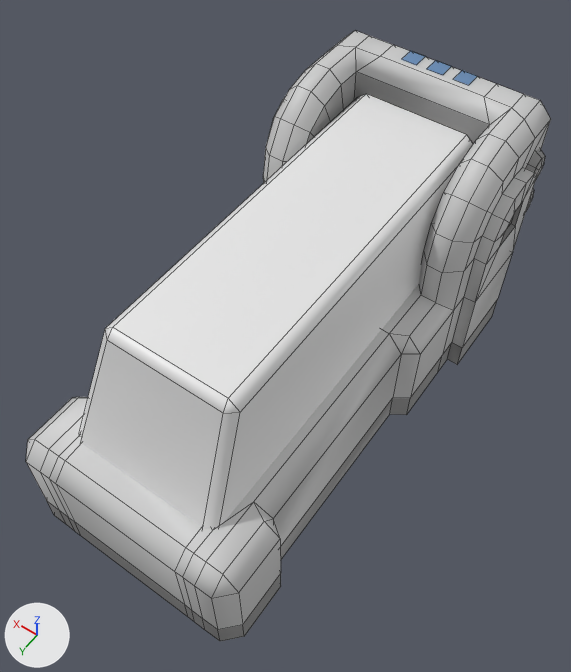
The FBX model Assets/Art/Models/Furniture/Machines/Medical/Sleeper Bed.fbx as it was, and as the next commit left it.
Both versions are drawn from a 50 mm lens placed at (-1.04, 2.03, 2.68), pointed at (-0.01, 0.6, 0.43). Arrows for +X, +Y and +Z are at lower left; the lights stay in place. Mesh edges are drawn as thin lines. Where no turn or scale is listed for an object, it has been applied to the vertices.

Script lines for the objects in view, before the commit:
```python
me_diagnosticunitcover_001 = bpy.data.meshes.new('DiagnosticUnitCover.001')
me_diagnosticunitcover_001.from_pydata(...)  # 28 vertices, 30 faces; spans x -0.29..0.29, y -0.1..1.57, z -0.41..0.04
me_diagnosticunitcover_001.materials.append(mat_palette05_glass)  # white #e7e7e7
me_sleeper = bpy.data.meshes.new('Sleeper')
me_sleeper.from_pydata(...)  # 440 vertices, 362 faces; spans x -0.49..0.49, y -0.49..1.49, z 0.0..0.99
# faces by material slot: [358, 4]
me_sleeper.materials.append(mat_palette05)  # picture img_palette05_png
me_sleeper.materials.append(mat_palette05_emission)  # white #e7e7e7
ob_sleeper = bpy.data.objects.new('Sleeper', me_sleeper)
ob_sleeper.location = (0.0, 0.0, 0.0)
ob_sleeper_cover = bpy.data.objects.new('Sleeper Cover', me_diagnosticunitcover_001)
ob_sleeper_cover.location = (0.0, -0.196, 0.839)
```
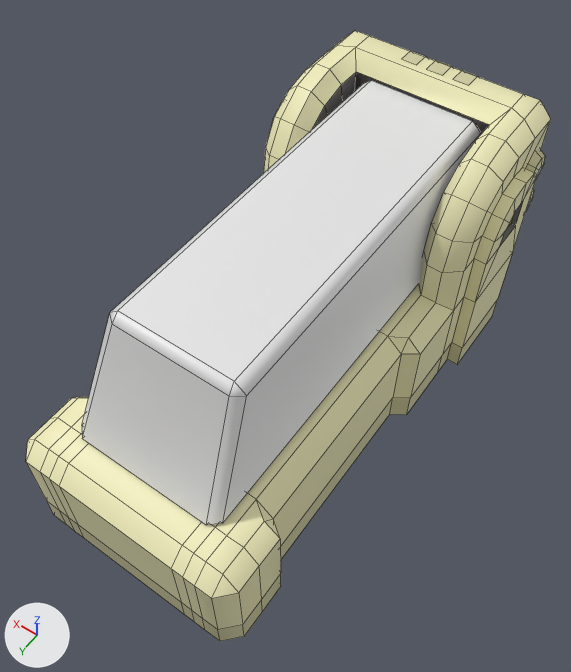
The newer file is also turned or shifted as a whole; pictures and numbers use the older file's frame.

Diff of the bpy script that builds the scene:
```diff
--- a/Assets/Art/Models/Furniture/Machines/Medical/Sleeper Bed.fbx.py
+++ b/Assets/Art/Models/Furniture/Machines/Medical/Sleeper Bed.fbx.py
@@ me_sleeper @@
 # used by ob_sleeper; location = (0.0, 0.0, 0.0)
-me_sleeper.from_pydata(...)  # 440 vertices, 362 faces; spans x -0.49..0.49, y -0.49..1.49, z 0.0..0.99
+me_sleeper.from_pydata(...)  # 474 vertices, 392 faces; spans x -0.49..0.49, y -0.49..1.49, z 0.0..0.99
+# me_sleeper part 1
+# 16 vertices are removed from x -0.32..0.32, y -0.49..1.2, z 0.0..0.99
+# 46 faces are deleted
+# 4 vertices in x -0.32..0.32, y 0.39, z 0.46 move by (0.0, 0.02, 0.0)
+# 4 vertices in x 0.25, y 1.43..1.49, z 0.0..0.46 move by (-0.02, 0.0, 0.0)
+# 4 vertices in x -0.25, y 1.43..1.49, z 0.0..0.46 move by (0.02, 0.0, 0.0)
+# 12 vertices move from x -0.28..0.28, y -0.24..1.34, z 0.41..0.47 to x -0.28..0.28, y 0.11..1.33, z 0.34..0.46
+# 6 vertices are added at (0.23, -0.24, 0.46), (0.23, 0.11, 0.46), (0.25, -0.24, 0.34), (-0.23, -0.24, 0.46), (-0.23, 0.11, 0.46), (-0.25, -0.24, 0.34)
+# 10 new vertices lie (0.0, -0.1, 0.0) away from vertices in x -0.44..0.44, y 1.43, z 0.0..0.46
+# 8 new vertices lie (0.0, 0.77, 0.0) away from vertices in x -0.32..0.32, y 0.39, z 0.41..0.47
+# 51 new faces join them, mat_palette05 (picture img_palette05_png)
+# me_sleeper part 2: 287 kept faces spanning x -0.49..0.49, y -0.49..1.49, z 0.0..0.99 get new texture (UV) coordinates
 me_sleeper.materials.append(mat_palette05)
-me_sleeper.materials.append(mat_palette05_emission)  # white #e7e7e7
+me_sleeper.materials.append(mat_palette05_glass)  # white #e7e7e7
@@ ob_sleeper_cover @@
 ob_sleeper_cover = bpy.data.objects.new('Sleeper Cover', me_diagnosticunitcover_001)
-ob_sleeper_cover.location = (0.0, -0.196, 0.839)
+ob_sleeper_cover.location = (0.0, -0.227, 0.883)
```

Where the change shows, as pixel boxes (x1, y1, x2, y2) in the pictures (571 x 672 px; the box of a moved part takes in the faces that stretch with it):
'Sleeper Cover', moved
    before: (80, 94, 473, 529)
    after: (82, 81, 480, 525)
part 1 of me_sleeper, moved or reshaped
    both: (28, 36, 523, 636)
part 2 of me_sleeper, surface changed (grey to beige)
    both: (26, 30, 551, 641)
